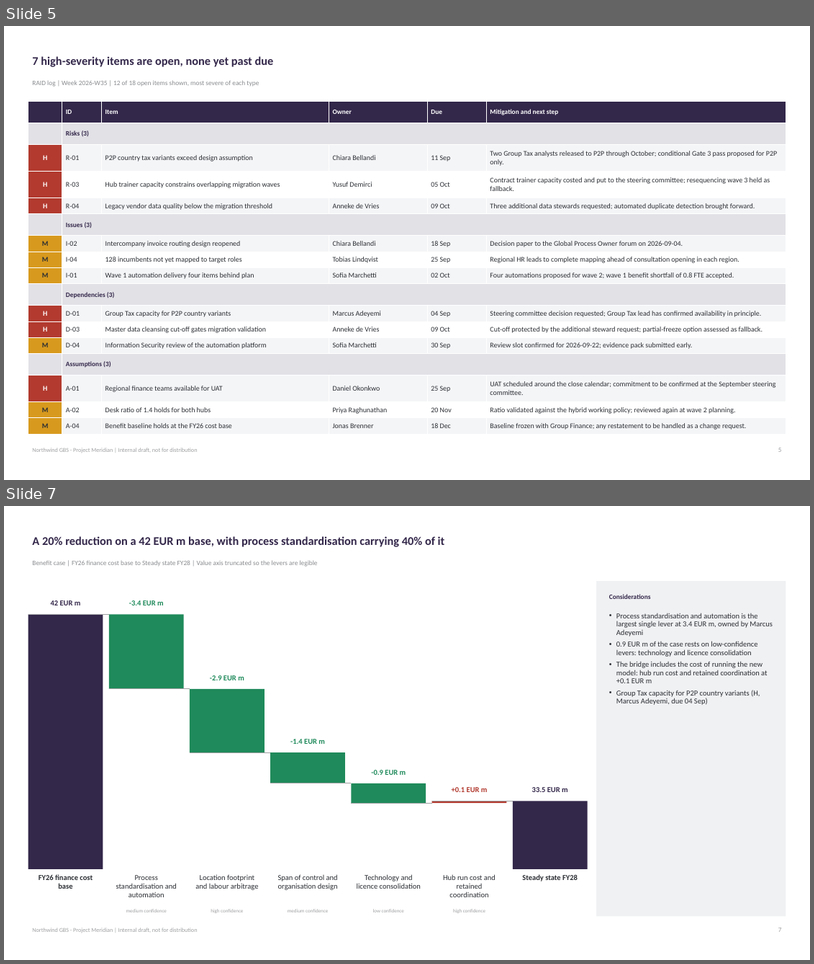
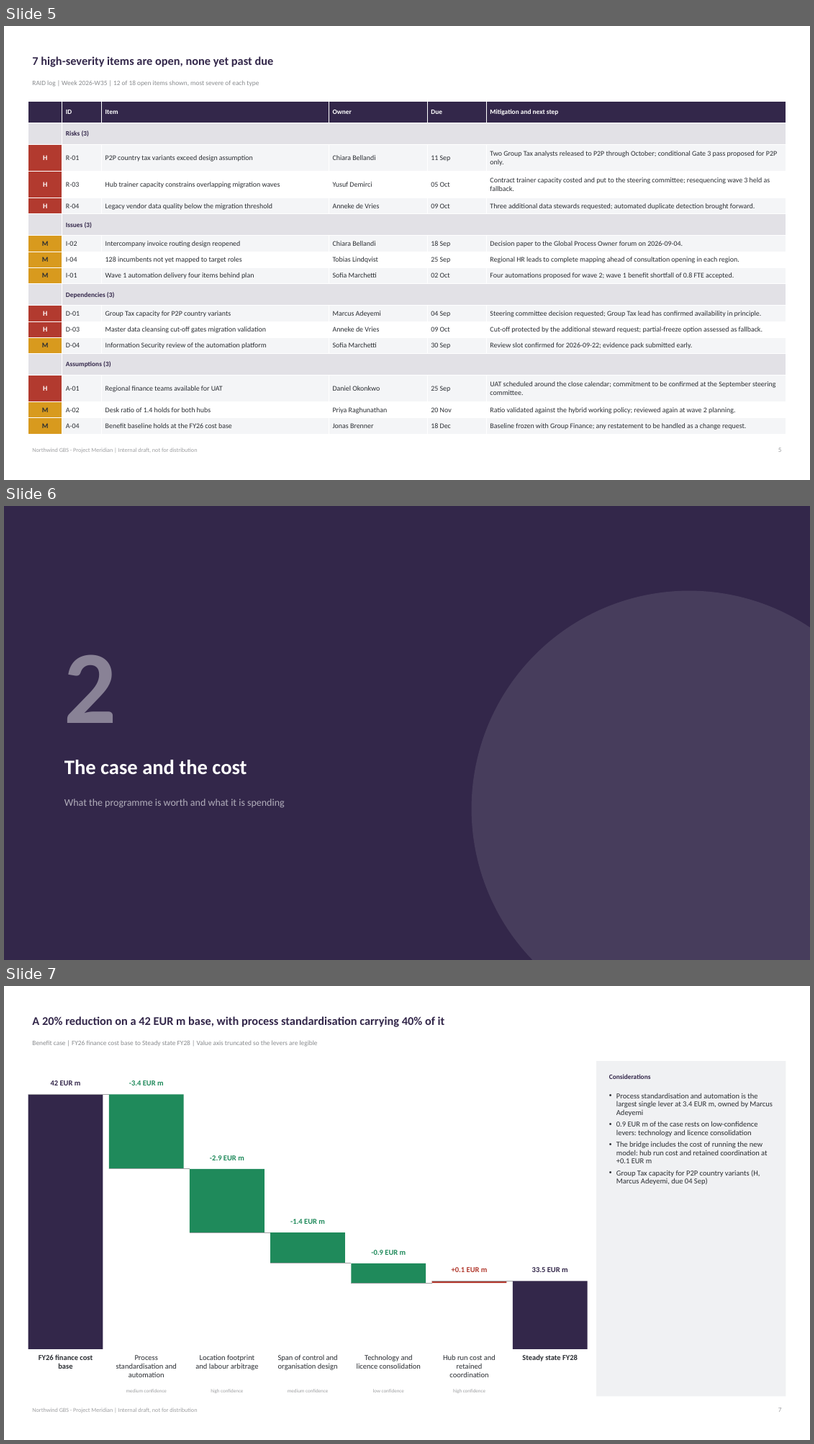
Before and after one commit to morichtereur/deckpilot, a slide deck: examples/deck.pptx. Shown one above the other, each under a label of ours: slides 5 and 7 before the commit, slides 5, 6 and 7 after it; the slides between them are not shown. The pictures are 814x964 and 814x1444 pixels, drawn with LibreOffice and Linux fonts; fonts in the diff are those of the drawing. Boxes give left, top, right and bottom in pixels: in the first picture for what was removed or moved away, otherwise in the second. Text is boxed around its words. In the diff, an @@ line names an element or a change of style, - is before the commit and + after.

```diff
--- a/examples/deck.pptx
+++ b/examples/deck.pptx
@@ slide 6 added at <box>4,506,810,960</box>, background #FFFFFF @@
@@ rectangle added at <box>4,506,810,960</box>, fill #33274A @@
@@ ellipse added at <box>471,591,810,960</box>, fill #473D5C @@
@@ text added at <box>64,654,117,723</box>, 123.5 pt, text #898296, bold @@
+2
@@ text added at <box>64,759,247,775</box>, 24.5 pt, text #FFFFFF, bold @@
+The case and the cost
@@ text added at <box>64,798,285,808</box>, 12 pt, text #B1ADBA @@
+What the programme is worth and what it is spending
```
Also in this commit, not shown: 14 slides changed, 1 other slide added, 22 other files.
